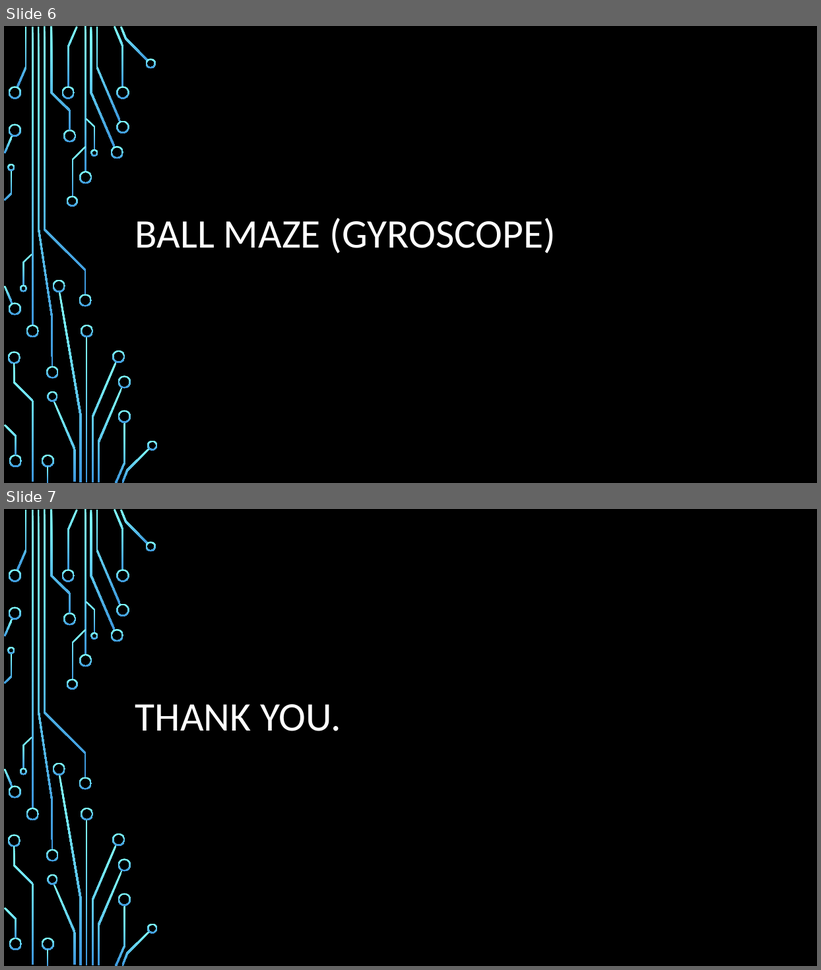
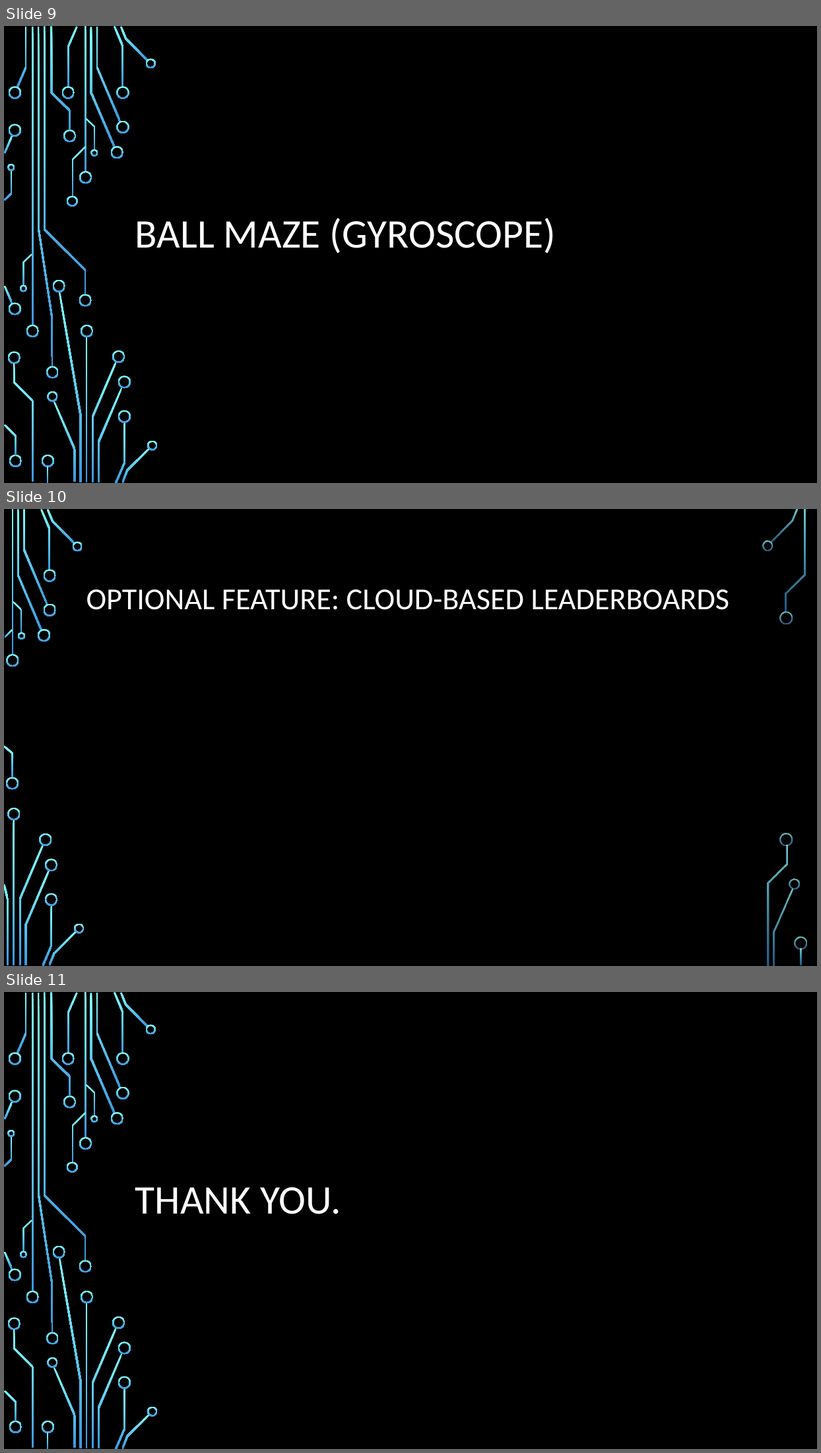
Before and after one commit to IgnitionOrk/SCaR_Arcade, a slide deck: SCaRArcade.pptx. Shown one above the other, each under a label of ours: slides 6 and 7 before the commit, slides 9, 10 and 11 after it. The pictures are 821x970 and 821x1453 pixels, drawn with LibreOffice and Linux fonts; fonts in the diff are those of the drawing; background and template pictures are left out. Boxes give left, top, right and bottom in pixels: in the first picture for what was removed or moved away, otherwise in the second. Text is boxed around its words. In the diff, an @@ line names an element or a change of style, - is before the commit and + after.

```diff
--- a/SCaRArcade.pptx
+++ b/SCaRArcade.pptx
@@ slide 10 added at box(4, 509, 817, 966), background picture (left out) @@
@@ title added at box(86, 590, 730, 610), 36 pt, text #FFFFFF @@
+OPTIONAL FEATURE: CLOUD-BASED LEADERBOARDS
@@ group added at box(4, 509, 807, 966): 33 freeform shapes, 3 rectangles @@
@@ what was slide 6 is now slide 9 @@
@@ what was slide 7 is now slide 11 @@
```
Also in this commit, not shown: 2 slides changed, 3 other slides added.
